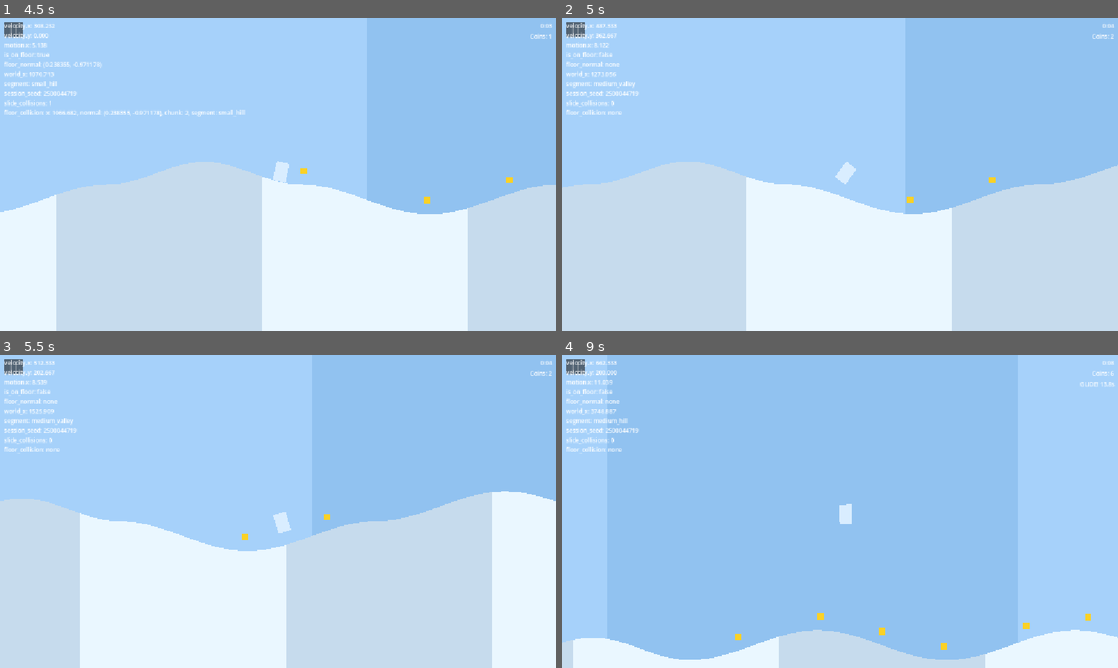
Above: before the commit, frames 1-4 (two rows, left to right).
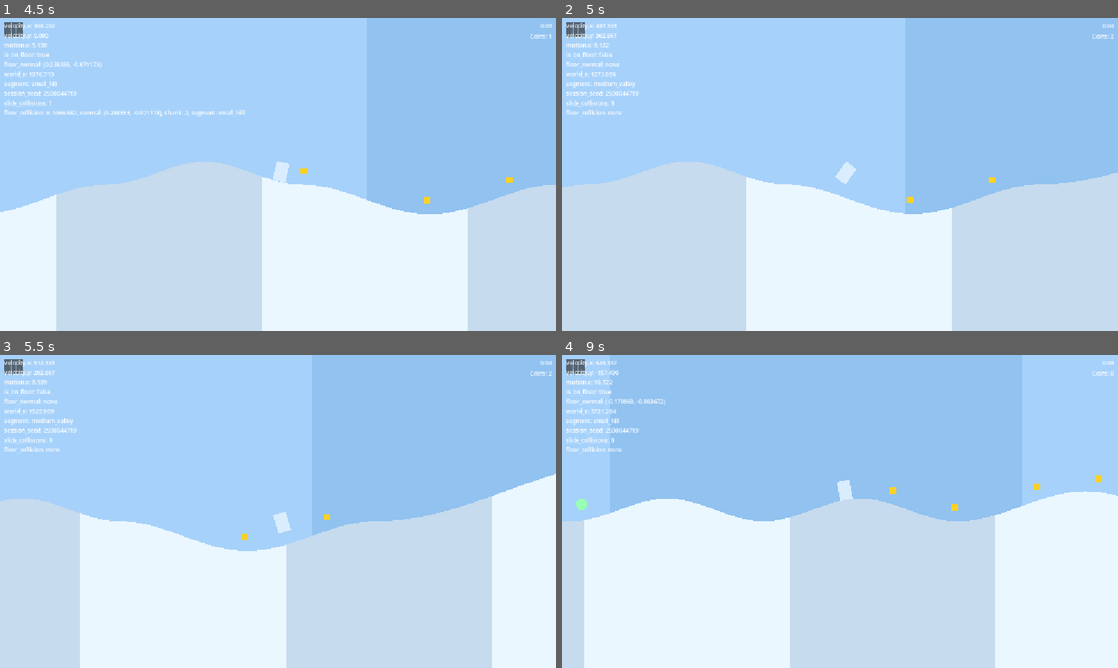
Above: after the commit, the same moments.

Repository: Kiernan-Hub/Aurora
Game: Godot game, scene res://scenes/main.tscn
Same seed, same stepped clock (60 frames per second), same inputs: the game is played once before the commit and once after it.
Inputs (mouse positions are in pixels of both pictures, inside the frame that each line leads up to):
- Up to frame 1 (4.5 s): click "Start" at 0.5 s; tap Enter (ui_accept) at 1.25, 1.52 s; move the mouse to (400, 158) at 1.27 s; hold Up (ui_up) 1.28-2 s; tap M at 1.35, 2.85, 4.35 s; click (400, 158) at 1.42 s; drag from (166, 190) to (522, 149) at 2.02 s; move the mouse to (333, 105) at 2.77 s; hold Down (ui_down) 2.78-3.5 s; drag from (250, 237) to (394, 171) at 3.52 s; move the mouse to (444, 221) at 4.27 s; hold Up (ui_up) from 4.28 s (still down)
- Up to frame 2 (5 s): keep holding Up (ui_up); tap Enter (ui_accept) at 4.52 s
- Up to frame 3 (5.5 s): release Up (ui_up) at 5 s; drag from (111, 464) to (194, 433) at 5.02 s
- Up to frame 4 (9 s): move the mouse to (867, 511) at 5.77 s; hold Up (ui_up) 5.78-6.5 s; tap M at 5.85, 7.35, 8.85 s; click (867, 511) at 5.92 s; drag from (756, 433) to (728, 527) at 6.52 s; move the mouse to (962, 495) at 7.27 s; hold Down (ui_down) 7.28-8 s; tap Enter (ui_accept) at 7.52 s; drag from (728, 527) to (967, 539) at 8.02 s; move the mouse to (895, 442) at 8.77 s; hold Up (ui_up) from 8.78 s (still down)

Frame 1 is identical in both runs. In frame 2, 0.1% of the frame differs, in the area x 88-100%, y 46-54%; in frame 3, 0.7%; in frame 4, 44%, in the area x 0-100%, y 2-100%.

Commit message:
Make drop chasms periodic, add rare oversized hills, fix stale chasm docs
Three related terrain changes, all constants-and-selection level; no new
shapes and no change to the height field's max slope.

Drop chasm frequency. chasm_drop shipped in b3d05fd as a weight-3-of-13 draw,
which measured roughly one drop per 3-5 minutes -- four seeds swept to 120,000
world_x produced a single drop between them, so most runs never showed the
feature. Replaced the weight (now 0) with CHASM_DROP_WINDOW_PERIOD: exactly one
chasm exists per placement window, so the window index IS the chasm ordinal and
every 2nd one is a drop. Same argument the placement window already makes --
what is wanted is a spacing, and a weight cannot express one. Measured over 8
seeds x 900 segments: gaps of 68,480-100,000 world_x, about 1.5-2.8 minutes.

Window 0 satisfies the period, so the first void of every run is the survivable
one; the cost is that the first hazard chasm arrives one chasm later.

Extracted get_chasm_window_index()/get_chasm_window_segment_count() so
placement and the variant draw cannot drift apart about which window a chasm
belongs to, and get_drop_chasm_variant() so the rehearsal flag and the period
share one definition of "the drop variant".

Oversized hills. Every hill and valley rolls an independent 10% chance of
scaling to x1.5 or x2.0 (measured 10.2%, split 231/208). The scale multiplies
length AND magnitude, which is the whole safety argument: peak slope is
atan(PI * magnitude / length), a function of the ratio only, and both hill types
already sat at this project's 20.13deg ceiling. Raising amplitude alone would
have raised slope into the wall-wedge failure that cost large_valley and
mega_drop. Curvature is magnitude/length^2, so it drops by 1/scale and a big
hill is geometrically smoother than a normal one.

Docs. CLAUDE.md and terrain.md both still claimed exit_drop was 0 and its
boost-glide blocker unbuilt, three commits after b3d05fd fixed it. terrain.md
gains a real drop-chasm section (step at the far lip vs a ramp, and the two
consumers outside the generator) and an oversized-hill section.

Gates: terrain-shape 6 seeds x 200k PASS with max_slope still exactly 20.13deg;
chasm probe 48/48 PASS including no_jump survival across the 320px drop void;
freeze-search 40 trials, 0 stalls; floor-flicker flip_rate 0.0000 on every
segment including all three _big variants (run at 6,000 frames rather than the
documented 20,000). Camera-shake improved: every _big variant measures lower
mean and max jerk than its normal counterpart (max -21% to -38%) and none
appear in the worst-12 frames.

Co-Authored-By: Claude Opus 5 <noreply@anthropic.com>

Diff:
--- a/scripts/terrain/terrain_generator.gd
+++ b/scripts/terrain/terrain_generator.gd
@@ -197,17 +197,45 @@
 # the "big fall" spectacle beat, crossed by simply running off the near lip, and the checker
 # asserts the OPPOSITE property for it (see check_one_chasm).
 #
-#   drop      320  from index 28   800px lower far lip. Running off at the slowest speed this
+#   drop      320  weight 0        800px lower far lip. Running off at the slowest speed this
 #                                  can appear at (545 px/s) covers 545px against a 320px void,
 #                                  and 750px at cap -- so it is cleared with margin at every
 #                                  speed, and segment_length carries enough landing flat for
 #                                  the longest of those crossings.
+#
+# chasm_drop's weight is 0 ON PURPOSE: it is placed by CHASM_DROP_WINDOW_PERIOD, not drawn
+# from this table. See that constant for why a weight was the wrong tool. Weight 0 is
+# correctly skipped by get_chasm_variant()'s draw loop -- subtracting 0 can never take
+# remaining_weight from >=0 to <0 -- so it costs no special case there.
 const CHASM_VARIANTS: Array[Dictionary] = [
 	{"label": "chasm_narrow", "void_length": 160.0, "min_segment_index": 28, "weight": 3, "exit_drop": 0.0, "must_be_jumped": true, "segment_length": 1600.0},
 	{"label": "chasm", "void_length": 220.0, "min_segment_index": 28, "weight": 4, "exit_drop": 0.0, "must_be_jumped": true, "segment_length": 1600.0},
 	{"label": "chasm_wide", "void_length": 280.0, "min_segment_index": 112, "weight": 3, "exit_drop": 0.0, "must_be_jumped": true, "segment_length": 1600.0},
-	{"label": "chasm_drop", "void_length": 320.0, "min_segment_index": 28, "weight": 3, "exit_drop": 800.0, "must_be_jumped": false, "segment_length": 2400.0},
+	{"label": "chasm_drop", "void_length": 320.0, "min_segment_index": 28, "weight": 0, "exit_drop": 800.0, "must_be_jumped": false, "segment_length": 2400.0},
 ]
+# Every Nth chasm is a drop chasm. Exactly one chasm exists per placement window, so the
+# window index IS the chasm ordinal and this is a plain period on it -- O(1), no extra hash,
+# no state.
+#
+# Why not a weight, when width is one: a weight is a per-chasm coin flip with no memory, and
+# the measured result of the shipping 3-of-13 draw was roughly ONE DROP PER 3-5 MINUTES. Four
+# seeds swept to 120,000 world_x (about four full runs) produced a single drop chasm between
+# them, so most runs never showed the feature at all. The same argument the placement window
+# already makes applies here: what is wanted is a spacing, and a weight cannot express one.
+#
+# A period turns "23% each time" into a HARD BOUND. Consecutive drops are exactly
+# CHASM_DROP_WINDOW_PERIOD windows apart, so the gap is 112 segments give or take the spread
+# of the two offset draws ([14, 41]) -- 85 to 139 segments. Note this is TIGHTER than doubling
+# the 29-83 single-chasm spacing: those extremes need adjacent windows to draw opposite
+# offsets, which two windows apart cannot compound.
+#
+# Measured over 8 seeds x 900 segments: gaps of 91-134 segments, 68,480-100,000 world_x, i.e.
+# roughly 1.5 to 2.8 minutes at the 600-750 px/s the ramp holds past the first chasm.
+#
+# Window 0 satisfies the period, so the FIRST void of every run is a drop: the player meets
+# the survivable void before one that can kill them. The cost, accepted: the first hazard
+# chasm now arrives one chasm later than it did.
+const CHASM_DROP_WINDOW_PERIOD: int = 2
 # Default far-lip height for a variant that does not state one. Kept at 0 so the hazard
 # variants above stay exactly as phase 2 shipped them.
 #
@@ -289,6 +317,31 @@
 const CHASM_VARIANT_HASH_SALT: int = 0x5f3a71c9
 const SMALL_HILL_AMPLITUDE: float = 56.0
 const MEDIUM_HILL_AMPLITUDE: float = 74.0
+# --- Oversized hills ---------------------------------------------------------------
+# A rare hill/valley that is the SAME SHAPE scaled on BOTH AXES: length and magnitude are
+# multiplied by the same factor. That is the entire safety argument, and it is worth being
+# explicit about why, because the obvious version of this feature is a bug.
+#
+# The hill profile is sin^2(PI*p), so peak slope is atan(PI * magnitude / length) -- it
+# depends only on the RATIO. Both hill types already sit at this project's 20.13deg ceiling
+# (56*PI/480 and 74*PI/640), so raising amplitude ALONE raises slope, and slope at or above
+# floor_max_angle is what CharacterBody2D calls a wall and wedges the player on. That is the
+# large_valley bug and the mega_drop shake, i.e. the two features this generator has already
+# lost to steepness. Scaling both axes together leaves max_slope bit-identical at 20.13deg,
+# which terrain_invariant_check measures and reports on every run.
+#
+# Curvature is magnitude/length^2, so it DROPS by 1/scale: a big hill is geometrically
+# smoother than a normal one and cannot make the residual hill camera jerk worse
+# (docs/research/camera_shake.md).
+#
+# Scaling UP also keeps SMALL_SEGMENT_LENGTH true as "the shortest segment there is", which
+# is the hard lower bound CHASM_MIN_SEGMENT_INDEX and terrain_invariant_check convert
+# segment indices to world_x through. Nothing there needs to change.
+const BIG_HILL_CHANCE_PERCENT: int = 10
+const BIG_HILL_SCALES: Array[float] = [1.5, 2.0]
+# Salt so which hills grow is uncorrelated with the shape draw that chose them -- without it
+# get_segment_hash's sequence would decide both.
+const BIG_HILL_HASH_SALT: int = 0x2b7e1516
 const DEFAULT_WEIGHT_FLAT: int = 16
 const DEFAULT_WEIGHT_SMALL_HILL: int = 16
 const DEFAULT_WEIGHT_MEDIUM_HILL_VALLEY_MIX: int = 42
@@ -716,13 +769,27 @@
 	# CHASM_MIN_SEGMENT_INDEX > 0, so the guard above means segment_index is positive here
 	# and GDScript's sign-following % cannot bite. Negative indices are real: initialize_chunks
 	# spawns from chunk_count_behind chunks before the player.
-	var window_segment_count: int = CHASM_REHEARSAL_WINDOW_SEGMENT_COUNT if debug_drop_chasm_rehearsal else CHASM_WINDOW_SEGMENT_COUNT
+	var window_segment_count: int = get_chasm_window_segment_count()
 	var edge_margin_segments: int = CHASM_REHEARSAL_WINDOW_EDGE_MARGIN_SEGMENTS if debug_drop_chasm_rehearsal else CHASM_WINDOW_EDGE_MARGIN_SEGMENTS
-	var window_index: int = segment_index / window_segment_count
 	var offset_in_window: int = segment_index % window_segment_count
 	var usable_offset_count: int = window_segment_count - (2 * edge_margin_segments)
-	var chasm_offset: int = edge_margin_segments + (get_chasm_hash(window_index) % usable_offset_count)
+	var chasm_offset: int = edge_margin_segments + (get_chasm_hash(get_chasm_window_index(segment_index)) % usable_offset_count)
 	return offset_in_window == chasm_offset
+
+
+func get_chasm_window_segment_count() -> int:
+	return CHASM_REHEARSAL_WINDOW_SEGMENT_COUNT if debug_drop_chasm_rehearsal else CHASM_WINDOW_SEGMENT_COUNT
+
+
+# The placement window a segment falls in. Exactly one chasm exists per window, so for a
+# segment that IS a chasm this doubles as that chasm's ORDINAL -- which is what
+# CHASM_DROP_WINDOW_PERIOD counts. Shared by placement and by the variant draw so the two
+# cannot drift apart about which window a chasm belongs to.
+#
+# Callers are past is_chasm_segment_index()'s segment_index >= CHASM_MIN_SEGMENT_INDEX (> 0)
+# guard, so GDScript's sign-following division cannot bite here either.
+func get_chasm_window_index(segment_index: int) -> int:
+	return segment_index / get_chasm_window_segment_count()
 
 
 # Separate hash from get_segment_hash: it is keyed on the WINDOW, not the segment, and using
@@ -743,10 +810,14 @@
 # O(1) (a fixed 3-entry table), pure in (session_seed, segment_index), and reads no cache, for
 # the same reasons is_chasm_segment_index() does none of those things.
 func get_chasm_variant(segment_index: int) -> Dictionary:
-	if debug_drop_chasm_rehearsal:
-		for variant: Dictionary in CHASM_VARIANTS:
-			if float(variant.get("exit_drop", 0.0)) > 0.0:
-				return variant
+	# Every CHASM_DROP_WINDOW_PERIOD-th chasm is a drop, and the rehearsal flag makes every
+	# chasm one. Both fall through to the weighted draw if the drop variant is not legal this
+	# early, so raising its min_segment_index later degrades to "no drop yet" rather than
+	# placing one the speed ramp cannot carry the player across.
+	if debug_drop_chasm_rehearsal or (get_chasm_window_index(segment_index) % CHASM_DROP_WINDOW_PERIOD) == 0:
+		var drop_variant: Dictionary = get_drop_chasm_variant()
+		if not drop_variant.is_empty() and segment_index >= int(drop_variant["min_segment_index"]):
+			return drop_variant
 
 	var total_weight: int = 0
 	for variant: Dictionary in CHASM_VARIANTS:
@@ -768,6 +839,15 @@
 			return variant
 
 	return CHASM_VARIANTS[0]
+
+
+# The one drop variant in the table, or {} if a future edit removes it. Identified by
+# exit_drop rather than by label so the two callers cannot disagree with the table.
+func get_drop_chasm_variant() -> Dictionary:
+	for variant: Dictionary in CHASM_VARIANTS:
+		if float(variant.get("exit_drop", 0.0)) > 0.0:
+			return variant
+	return {}
 
 
 # Keyed on the SEGMENT, unlike get_chasm_hash() which is keyed on the window. See the salt.
@@ -1025,25 +1105,66 @@
 			"magnitude": GENTLE_UPHILL_RISE,
 			"label": "gentle_uphill",
 		}
+	# Both hill branches multiply length and magnitude by the SAME scale -- see BIG_HILL_SCALES
+	# for why touching only one of them would reintroduce the wall-wedge failure.
 	if segment_selection == SEGMENT_SELECTION_SMALL_HILL:
+		var small_hill_scale: float = get_hill_scale(segment_index)
 		return {
 			"type": SEGMENT_TYPE_HILL,
 			"tier": SEGMENT_TIER_SMALL,
-			"length": SMALL_SEGMENT_LENGTH,
-			"magnitude": SMALL_HILL_AMPLITUDE,
-			"label": "small_hill",
+			"length": SMALL_SEGMENT_LENGTH * small_hill_scale,
+			"magnitude": SMALL_HILL_AMPLITUDE * small_hill_scale,
+			"label": get_hill_label("small_hill", small_hill_scale),
 		}
 
 	# SEGMENT_SELECTION_MEDIUM_HILL_VALLEY_MIX
 	var segment_type: int = get_medium_mix_segment_type(segment_index)
+	var medium_hill_scale: float = get_hill_scale(segment_index)
 	var label: String = "medium_hill" if segment_type == SEGMENT_TYPE_HILL else "medium_valley"
 	return {
 		"type": segment_type,
 		"tier": SEGMENT_TIER_MEDIUM,
-		"length": MEDIUM_SEGMENT_LENGTH,
-		"magnitude": MEDIUM_HILL_AMPLITUDE,
-		"label": label,
+		"length": MEDIUM_SEGMENT_LENGTH * medium_hill_scale,
+		"magnitude": MEDIUM_HILL_AMPLITUDE * medium_hill_scale,
+		"label": get_hill_label(label, medium_hill_scale),
 	}
+
+
+# 1.0 for an ordinary hill, a BIG_HILL_SCALES entry for the rare oversized one. Pure in
+# (session_seed, segment_index) like every other draw in this file, and reads no cache, so it
+# is safe to call from build_segment_spec.
+#
+# Each hill rolls independently, so big hills back to back are possible. That is left possible
+# on purpose: a big hill is the same shape at the same slope, so a run of them is a longer
+# rolling stretch, not a hazard, and suppressing it would need the neighbour lookback this
+# generator deliberately has none of.
+#
+# The two draws take different bit ranges of one hash (low two digits for the chance, higher
+# bits for which scale) so the scale picked is independent of whether the hill grew at all.
+func get_hill_scale(segment_index: int) -> float:
+	var hill_hash: int = get_big_hill_hash(segment_index)
+	if (hill_hash % 100) >= BIG_HILL_CHANCE_PERCENT:
+		return 1.0
+	return BIG_HILL_SCALES[(hill_hash >> 8) % BIG_HILL_SCALES.size()]
+
+
+# Distinct multiplier pair from get_segment_hash, plus a salt, so the oversize roll never
+# lines up with the segment-selection sequence that decided this was a hill.
+func get_big_hill_hash(segment_index: int) -> int:
+	var mixed_value: int = (session_seed ^ BIG_HILL_HASH_SALT ^ ((segment_index + 1) * CHASM_HASH_INDEX_MULTIPLIER)) & HASH_MASK
+	mixed_value = (mixed_value ^ (mixed_value >> 13)) & HASH_MASK
+	mixed_value = (mixed_value * HASH_MIX_MULTIPLIER) & HASH_MASK
+	mixed_value = (mixed_value ^ (mixed_value >> 15)) & HASH_MASK
+	return mixed_value
+
+
+# Oversized hills get their own debug label so probe output can tell them apart. Normal hills
+# keep their exact existing label -- archived probes match "small_hill"/"medium_hill"/
+# "medium_valley" as string literals.
+func get_hill_label(base_label: String, hill_scale: float) -> String:
+	if is_equal_approx(hill_scale, 1.0):
+		return base_label
+	return "%s_big" % base_label
 
 
 func get_mega_drop_angle() -> float:
Not shown, changed: CLAUDE.md
Not shown, changed: docs/development/terrain.md
